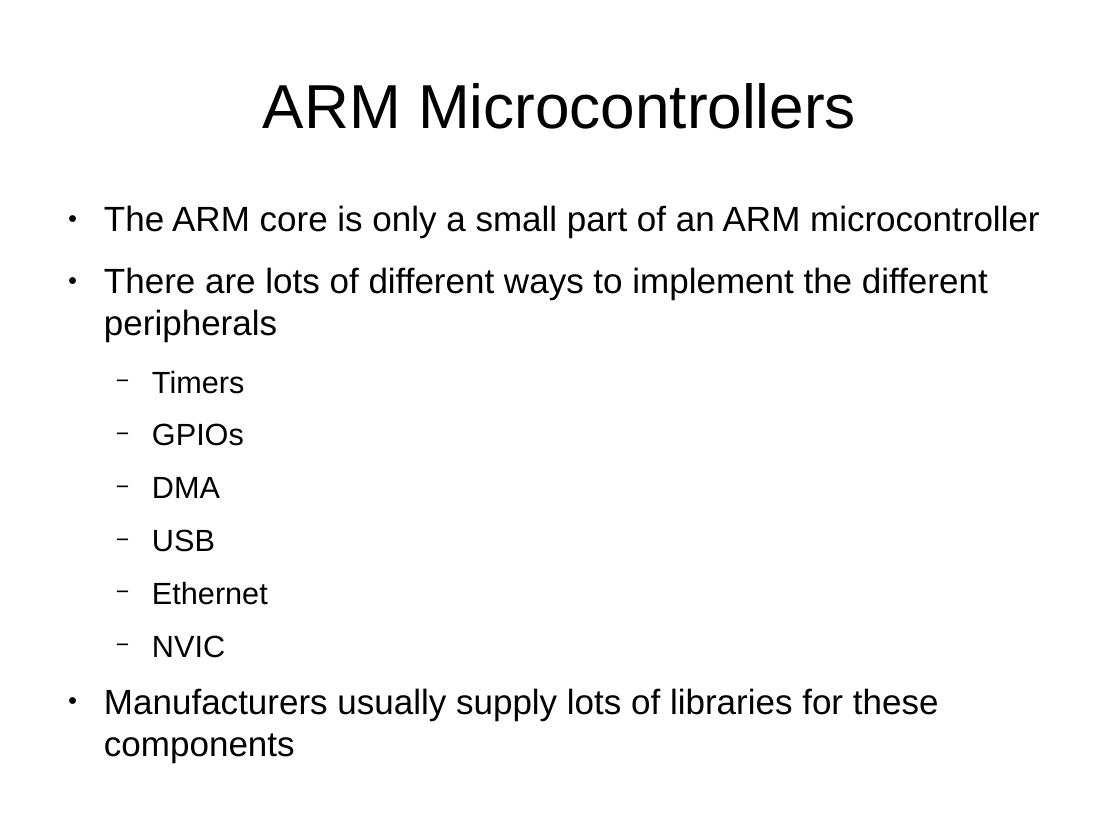
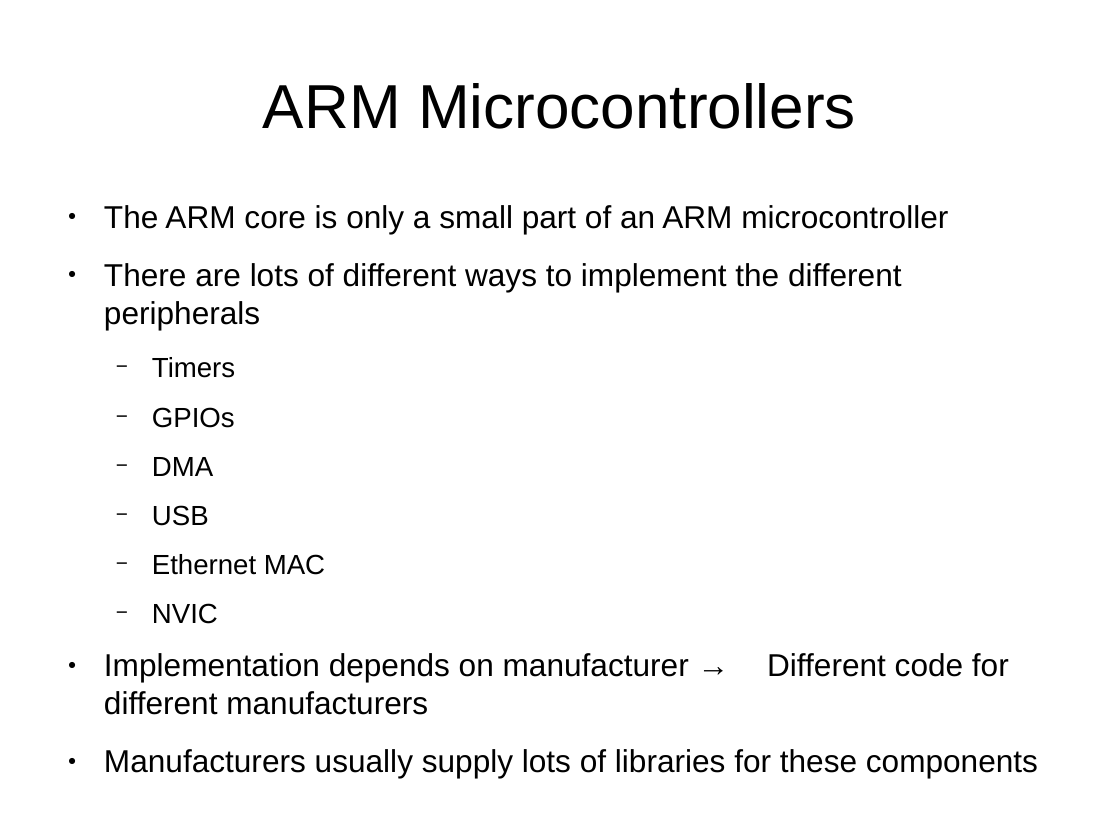
Before and after one commit to muccc/arm-workshop, a slide deck: slide 7 of arm-workshop.odp. Drawn at 1120x840 pixels with LibreOffice and Linux fonts; fonts in the diff are those of the drawing. Boxes give left, top, right and bottom in pixels: in the first picture for what was removed or moved away, otherwise in the second. Text is boxed around its words. In the diff, an @@ line names an element or a change of style, - is before the commit and + after.

```diff
--- a/arm-workshop.odp
+++ b/arm-workshop.odp
@@ text at [104, 205, 1038, 778]: size 24.8 to 22.4 pt in "The ARM core is only a small ...", "There are lots of different ways to ...", "Manufacturers usually supply lots of libraries for ..."; size 21.7 to 19.6 pt in "Timers", "GPIOs", "DMA", "USB" and 1 more places @@
@@ text at [152, 554, 325, 575]: text changed; size 21.7 to 19.6 pt @@
-  − Ethernet
+  − Ethernet MAC
@@ text at [104, 653, 1009, 715]: paragraph added @@
+● Implementation depends on manufacturer → Different code for different manufacturers
```
Also in this commit, not shown: 5 other slides changed.
